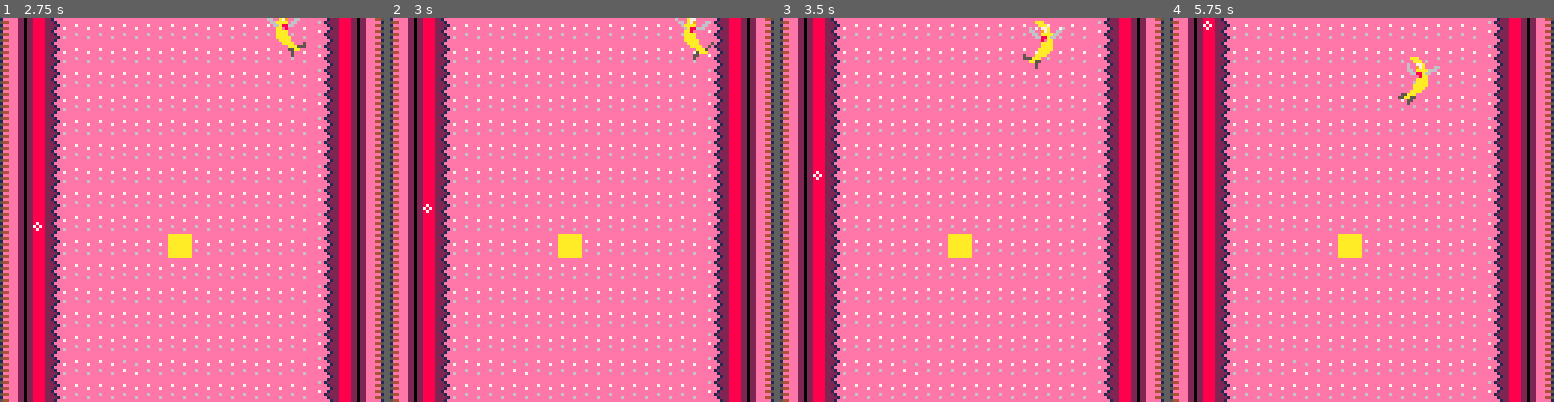
Above: before the commit, frames 1-4 (left to right).
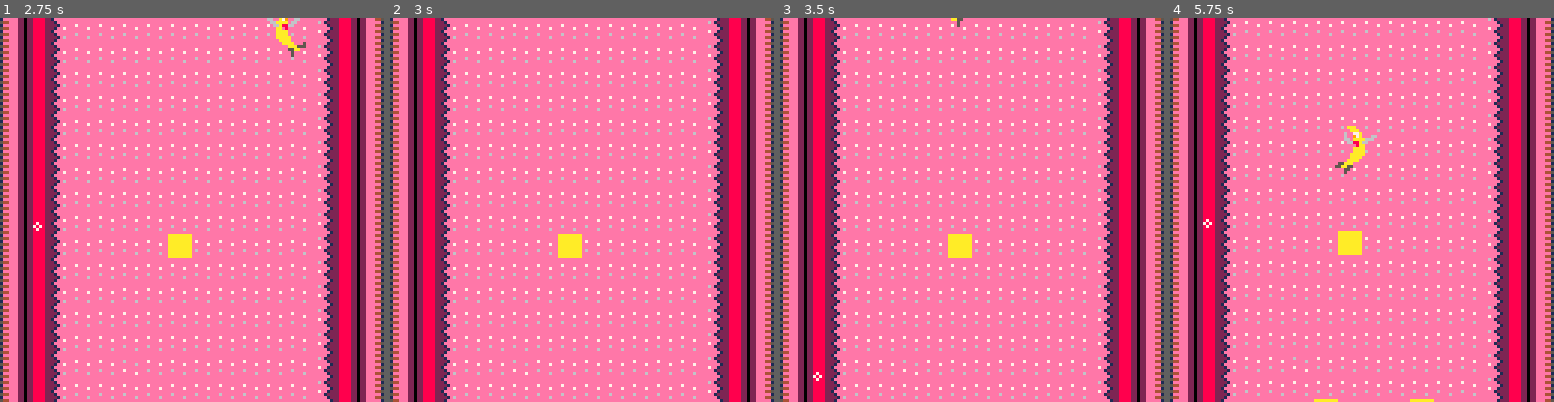
Above: after the commit, the same moments.

Repository: antonono/pico8
Game: PICO-8 cartridge carts/dontEatMe.p8
Same seed, same stepped clock (60 frames per second), same inputs: the game is played once before the commit and once after it.
Inputs:
- Up to frame 1 (2.75 s): hold Right 1.6-2.1 s; hold Up 2.15-2.42 s; hold Right from 2.47 s (still down)
- Up to frame 2 (3 s): keep holding Right
- Up to frame 3 (3.5 s): release Right at 3.03 s; hold Left from 3.08 s (still down)
- Up to frame 4 (5.75 s): release Left at 3.58 s; hold Down 3.63-3.97 s; hold Right 4.02-4.68 s; hold Up 4.73-5.03 s; hold Left 5.08-5.68 s; hold Down from 5.73 s (still down)

Frame 1 is identical in both runs. In frame 2, 0.4% of the frame differs, in the area x 8-85%, y 0-51%; in frame 3, 0.5%; in frame 4, 17%, in the area x 0-100%, y 0-100%.

Commit message:
Fix minor bugs + add gitignore for html/js filex

Diff:
--- a/carts/dontEatMe.p8
+++ b/carts/dontEatMe.p8
@@ -83,7 +83,7 @@
 		if (p.y-cam.y>(64-allowance)) then
    				cam.y+=speed
 		end
-		p.y += 0.2
+		p.y += 4
 	end
 	if(p.anim == "fall" or p.anim == "fly_in_fall") then
   		if (btn(2)) then
@@ -286,29 +286,29 @@
 00000000000000000000000000000000880008087777777788888888aaaaaaaabb000000000000bb000000000000444400444444444440004444444000000000
 00000000000000000000000000000000880008087777777788888888aaaaaaaab00000000000000b000000000000000400444444444400004444444400000000
 00000000000000000000000000000000888888887777777788888888aaaaaaaab00000000000000b000000000000000004444444444000004444444400000000
-a4a4f5f5f5f5f5f5f5f5f5f5f5f5f5a4000000000000000000000000000000000000000000000000000000000000000000000000000000000000000000000000
-00f4b61616161616161616161616161616161616161616161616161616161616161616161616161616161616161616161616161616161616161616161616d5d4
-f5a4f5f5f5f5f5f5f5f5f5f5f5f5f5a4000000000000000000000000000000000000000000000000000000000000000000000000000000000000000000000000
-00f4b61616161616161616161616161616161616161616161616161616161616161616161616161616161616161616161616161616161616161616161616d5d4
-f5a4f5f5f5c4f5f5f5f5f5f5f5f5f5a4000000000000000000000000000000000000000000000000000000000000000000000000000000000000000000000000
+f0f0f0f0f0f0f0f0f0f0f0f0f0f0f0f0000000000000000000000000000000000000000000000000000000000000000000000000000000000000000000000000
+00f4b61616161616161616161616161616161616161616161616161616161616161616161616161616161616161616161616161616161616161616161616d5d4
+f5f0f5f5f5f5f5f5f5f5f5f5f5f5f5f0000000000000000000000000000000000000000000000000000000000000000000000000000000000000000000000000
+00f4b61616161616161616161616161616161616161616161616161616161616161616161616161616161616161616161616161616161616161616161616d5d4
+f0f0f0f0f0f0f0f5f5f5f5f5f5f5f5f0000000000000000000000000000000000000000000000000000000000000000000000000000000000000000000000000
 0005c5e5e5e5e5e5e5e5e5e5e5e5e5e5e5e5c5e5e5e5e5e5e5e5e5e5e5e5e5e5e5e5e5e5e5e5e5e5e5e5e5e5e5e5e5e5e5e5e5e5e5e5e5e5b61616161616d5d4
-c4c4c4c4c4c4c4c4c4c4c4c4c4c4c4a4000000000000000000000000000000f5f5f5f5f5f5f5f5f5f5f5f5f5f5f5f5f5f5f5f5f5f5f5f5f5f5f5f5f5f5f5f5f5
+f0f0f0f0f0f0f0f0f0f0f0f0f0f0f0f0f00000000000000000000000000000f5f5f5f5f5f5f5f5f5f5f5f5f5f5f5f5f5f5f5f5f5f5f5f5f5f5f5f5f5f5f5f5f5
 f506c5b4b4b4b4b4b4b4b4b4b4b4b4b4b4b4c5b4b4b4b4b4b4b4b4b4b4b4b4b4b4b4b4b4b4b4b4b4b4b4b4b4b4b4b4b4b4b4b4b4b4b4b4b4b61616161616d5d4
-f5a4f5f5f5a4f5f5f5f5f5f5f5f5f5a400000000000000000000a4a4a4a4a4b5b5b5b5b5b5b5b5b5b5f5f5f5f5f5f5f5f5f5f5f5f5f5f5f5f5f5f5f5f5f5f5f5
+f5f0f0f5f0f0f0f5f5f5f5f5f5f5f5f0f0f00000000000000000a4a4a4a4a4b5b5b5b5b5b5b5b5b5b5f5f5f5f5f5f5f5f5f5f5f5f5f5f5f5f5f5f5f5f5f5f5f5
 f5f4b61616161616161616161616161616161616161616161616161616161616161616161616161616161616161616161616161616161616161616161616d5d4
-f5a4f5f5f5a4f5f5f5f5f5f5f5f5f5a40000000000000000a4a4a400000000000000000000000000b5b5b5b50000000000000000000000000000000000000000
-00f4b61616161616161616161616161616161616161616161616161616161616161616161616161616161616161616161616161616161616161616161616d5d4
-f5f5f5f5f5f5f5f5f5f5f5f5f5f5f5a4000000000000a4a4a4000000000000000000000000000000000000b5b500000000000000000000000000000000000000
-00f4b61616161616161616161616161616161616161616161616161616161616161616161616161616161616161616161616161616161616161616161616d5d4
-f5f5f5f5f5f5f5f5f5f5f5f5f5f5f5a40000000000a4a4000000000000000000000000000000000000000000b5b5000000000000000000000000000000000000
-00f4b61616161616161616161616161616161616161616161616161616161616161616161616161616161616161616161616161616161616161616161616d5d4
-a4a4a4a4a4a4a4a4a4a4a4a4a4a4a4a400000000a4a40000000000000000000000000000000000000000000000b5000000000000000000000000000000000000
-00f4b61616161616161616161616161616161616161616161616161616161616161616161616161616161616161616161616161616161616161616161616d5d4
-f5f5f5f5f5f5f5f5f5f5f5f5f5f5f5a400f500a4a400000000000000000000f5f5f5f5f5f5f5f5f5f5f5f5f5f5b5f5f5f5f5f5f5f5f5f5f5f5f5f5f5f5f5f5f5
+f5f0f0f0f0f0f5f5f5f5f5f5f5f5f5f000f0f00000000000a4a4a400000000000000000000000000b5b5b5b50000000000000000000000000000000000000000
+00f4b61616161616161616161616161616161616161616161616161616161616161616161616161616161616161616161616161616161616161616161616d5d4
+f0f0f5f5f5f0f5f5f5f5f5f5f5f5f5f0f00000000000a4a4a4000000000000000000000000000000000000b5b500000000000000000000000000000000000000
+00f4b61616161616161616161616161616161616161616161616161616161616161616161616161616161616161616161616161616161616161616161616d5d4
+f0f5f5f5f5f5f5f5f0f0f0f0f0f0f0f00000000000a4a4000000000000000000000000000000000000000000b5b5000000000000000000000000000000000000
+00f4b61616161616161616161616161616161616161616161616161616161616161616161616161616161616161616161616161616161616161616161616d5d4
+f0f0f0f0f0f0f0f0f0f0f0f0f0f0f0f000000000a4a40000000000000000000000000000000000000000000000b5000000000000000000000000000000000000
+00f4b61616161616161616161616161616161616161616161616161616161616161616161616161616161616161616161616161616161616161616161616d5d4
+f5f5f5f5f0f0f0f0f5f5f5f5f5f5f0f000f500a4a400000000000000000000f5f5f5f5f5f5f5f5f5f5f5f5f5f5b5f5f5f5f5f5f5f5f5f5f5f5f5f5f5f5f5f5f5
 f5f4b61616161616161616161616161616161616161616161616161616161616161616161616161616161616161616161616161616161616161616161616d5d4
-f5f5f5f5f5f5f5f5f5f5f5f5f5f5f5a4f5f5a4a4f5f5f5f500000000000000f5f5f5f5f5f5f5f5f5f5f5f5f5f5b5f5f5f5f5f5f5f5f5f5f5f5f5f5f5f5f5f5f5
+f5f5f5f5f5f5f5f5f5f5f5f5f5f5f0f0f5f5a4a4f5f5f5f500000000000000f5f5f5f5f5f5f5f5f5f5f5f5f5f5b5f5f5f5f5f5f5f5f5f5f5f5f5f5f5f5f5f5f5
 f5f4b61616161616161616161616161616161616161616161616161616161616161616161616161616161616161616161616161616161616161616161616d5d4
-f5f5f5f5f5f5f5f5f5f5f5f5f5f5f5a4a4a4a4000000f5f5f5f5f5f5f5f5f5f5f5f5f5f5f5f5f5f5f5f5f5f5f5b5b5f5f5f5f5f5f5f5f5f5f5f5f5f5f5f5f5f5
+f5f5f5f5f5f5f5f5f5f5f5f5f5f5f5f0f0f0a4000000f5f5f5f5f5f5f5f5f5f5f5f5f5f5f5f5f5f5f5f5f5f5f5b5b5f5f5f5f5f5f5f5f5f5f5f5f5f5f5f5f5f5
 f5f4b61616161616d5e5e5e5e5e5e5e5e5e5c5e5e5e5e5e5e5e5e5e5e5e5e5e5e5e5e5e5e5e5e5e5e5e5e5e5e5e5e5e5e5e5e5e5e5e5e5e5e5e5e5e5e5e5c5e6
 f5f5f5f5f5f5f5f5f5f5f5f5f5f5f5f5f5f5a4a4000000f500f5f5f5f5f5f5f5f5f5f5f5f5f5f5f5f5f5f5f5f5f5a4f5f5f5f5f5f5f5f5f5f5f5f5f5f5f5f5e1
 e1f4b61616161616d5b4b4b4b4b4b4b4b4b4c5b4b4b4b4b4b4b4b4b4b4b4b4b4b4b4b4b4b4b4b4b4b4b4b4b4b4b4b4b4b4b4b4b4b4b4b4b4b4b4b4b4b4b4b4e7
@@ -351,7 +351,7 @@
 d5000000000000000000000000000000000000000000000000000000000000000000000000f5f5f5f5f5f5f5f5f5f5f5f5f5f5f5f5f5f5f5f5f5f5f5f5f5f5f5
 f5f5f5f5f5f5f50000000000000000000000f600000000000000000000000000000000f5f5f5f5f5f5f5f5f5f5f5f5f5f5f5f5f5f50000000000000000000000
 __gff__
-020202020202020202020202000000000202020202020202020202020000000002020202020202020202000000000000020202020202020202020000000000000000000080000080400080c0c0c0c0c0c00000008000800000000000c0c0c000c000000000000000000000c0c0c0c0000000000040000410000000c0c0c0c000
+02020202020202020202020200000000020202020202020202020202000000000202020202020202020200000000000002020202020202020202000000000000000000009000009040008040c0404040400000009000900000000000404040004000000000000000000000404040400000000000400004100000004040404000
 0000000000000000000000000000000000000000000000000000000000000000000000000000000000000000000000000000000000000000000000000000000000000000000000000000000000000000000000000000000000000000000000000000000000000000000000000000000000000000000000000000000000000000
 __map__
 42534445454545454545454545544352004e00000000000000000000000000000000000000000000000000005f0e0e0e0e0e0e0e0e0e0e0e0e0e0e0e0e0e0e0e0e5f5f5f00000000000000000000000000006f000000000000000000000000000000005f5f5f5f5f5f5f5f5f5f5f5f5f5f5f005f5f0000000000000000000000
Not shown, added: carts/.gitignore
Not shown, removed: carts/donteatme_v1.html
Not shown, removed: carts/donteatme_v1.js
